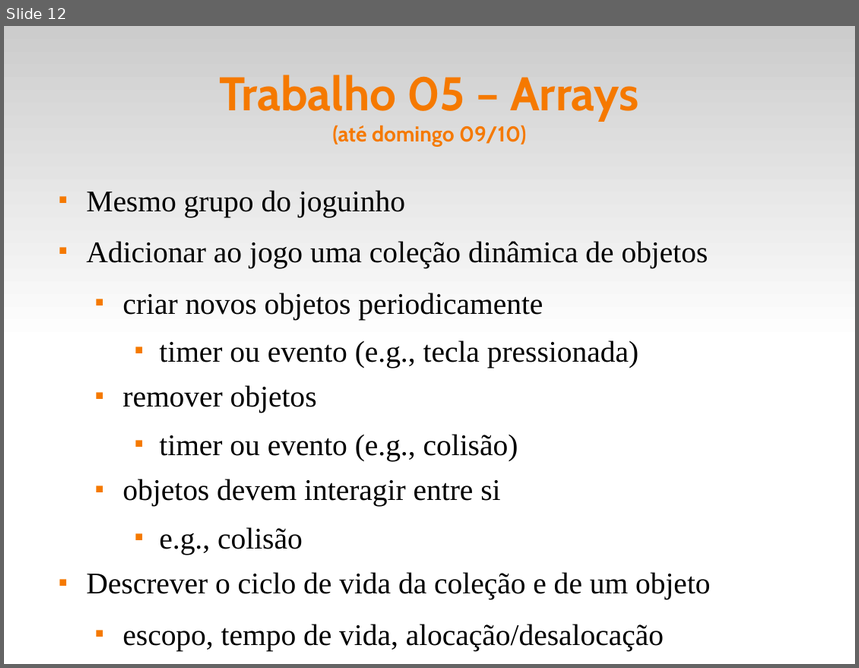
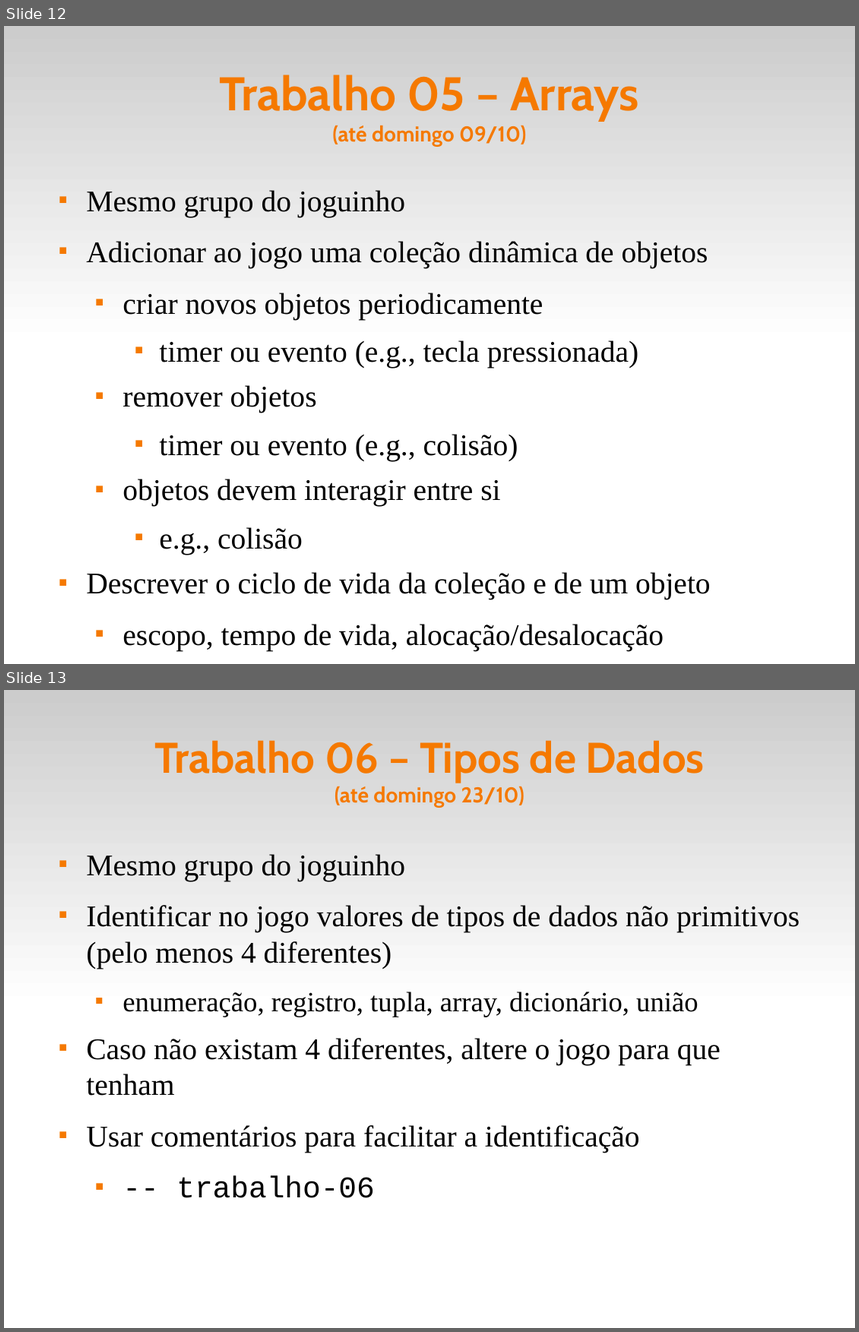
Before and after one commit to fsantanna-uerj/EDL, a slide deck: slides/edl-00.odp. Shown one above the other, each under a label of ours: slide 12 before the commit, slides 12 and 13 after it. The pictures are 859x668 and 859x1332 pixels, drawn with LibreOffice and Linux fonts; fonts in the diff are those of the drawing. Boxes give left, top, right and bottom in pixels: in the first picture for what was removed or moved away, otherwise in the second. Text is boxed around its words. In the diff, an @@ line names an element or a change of style, - is before the commit and + after.

Commit message:
(+) Tupla, Enum, Union, Lista

```diff
--- a/slides/edl-00.odp
+++ b/slides/edl-00.odp
@@ slide 13 added at box(4, 690, 855, 1328), background #FFFFFF; not listed: 1 template element that a slide beside it also shows @@
@@ title added at box(154, 740, 705, 808), 40 pt, text #F57900, bold @@
+Trabalho 06 – Tipos de Dados
+(até domingo 23/10)
@@ text added at box(86, 854, 800, 1198), 28 pt, text #000000 @@
+■ Mesmo grupo do joguinho
+■ Identificar no jogo valores de tipos de dados não primitivos (pelo menos 4 diferentes)
+  ■ enumeração, registro, tupla, array, dicionário, união
+■ Caso não existam 4 diferentes, altere o jogo para que tenham
+■ Usar comentários para facilitar a identificação
+  ■ -- trabalho-06
```
Also in this commit, not shown: 1 slide changed, 1 other slide added, 18 other files.
